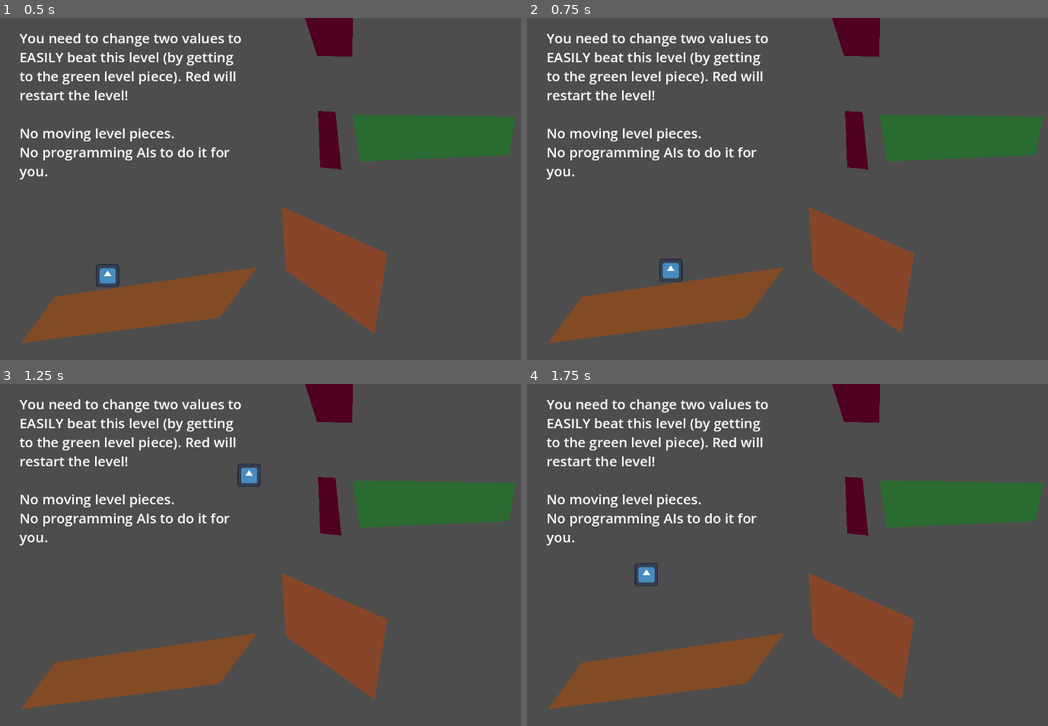
Above: before the commit, frames 1-4 (two rows, left to right).
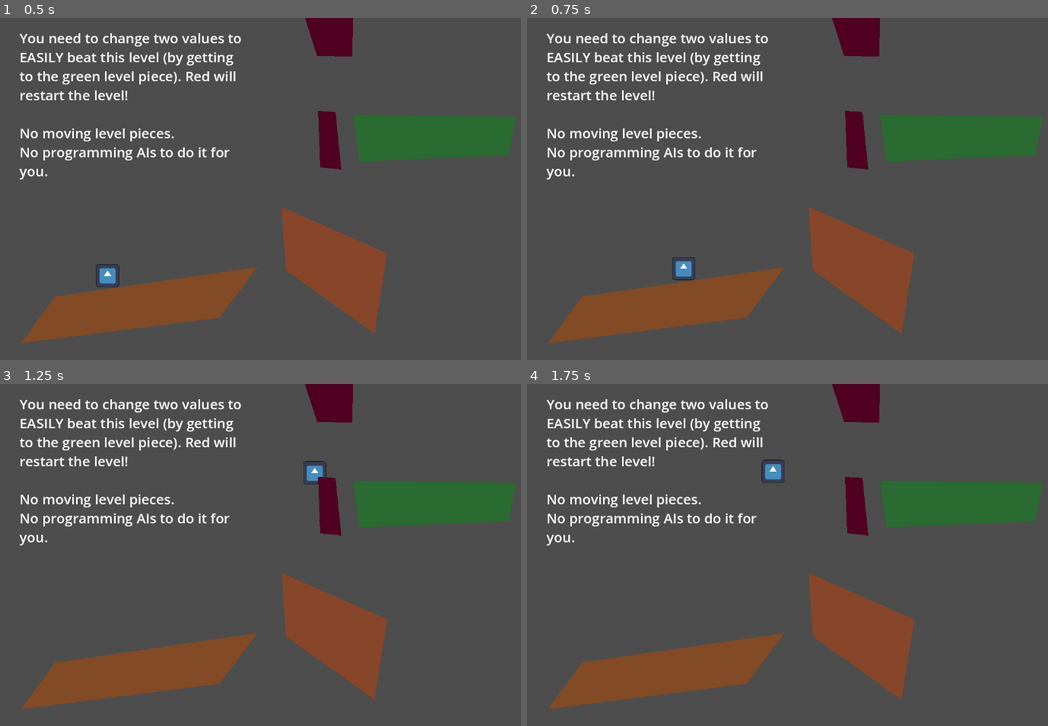
Above: after the commit, the same moments.

Repository: VarunVejalla/Literary-Games
Game: Godot game, scene res://hw_problem_2.tscn
The game is run twice, just before and just after one commit, with the same random seed, the same clock (stepped at 60 frames per second) and the same inputs. This scene is started directly instead of the project's main scene. The engine's default icon, where the game draws it, is replaced by a stand-in: a white triangle on a blue panel in a dark square.
Inputs:
- Up to frame 1 (0.5 s): no input
- Up to frame 2 (0.75 s): tap Enter at 0.5 s; hold D (move_right) from 0.53 s (still down)
- Up to frame 3 (1.25 s): keep holding D (move_right); tap Space (jump) at 0.77 s
- Up to frame 4 (1.75 s): keep holding D (move_right); tap Space (jump) at 1.52 s

Frame 1 is identical in both runs. In frame 2, 0.3% of the frame differs, in the area x 25-33%, y 69-78%; in frame 3, 0.4%; in frame 4, 0.4%, in the area x 20-50%, y 22-60%.

Commit message:
Made Problem 2 easier by increasing speed limit and allowing movement just as fast as in the air

Diff:
--- a/HW9-SmoothMoves/hw_problem_2.tscn
+++ b/HW9-SmoothMoves/hw_problem_2.tscn
@@ -17,8 +17,8 @@
 script = ExtResource("1_bnc3r")
 jump_height = 2000.0
 movement_speed = 100.0
-horizontal_air_coefficient = 0.3
-speed_limit = 400.0
+horizontal_air_coefficient = 1.0
+speed_limit = 600.0
 friction = 0.2
 
 [node name="Icon" type="Sprite2D" parent="CharacterBody2D"]
